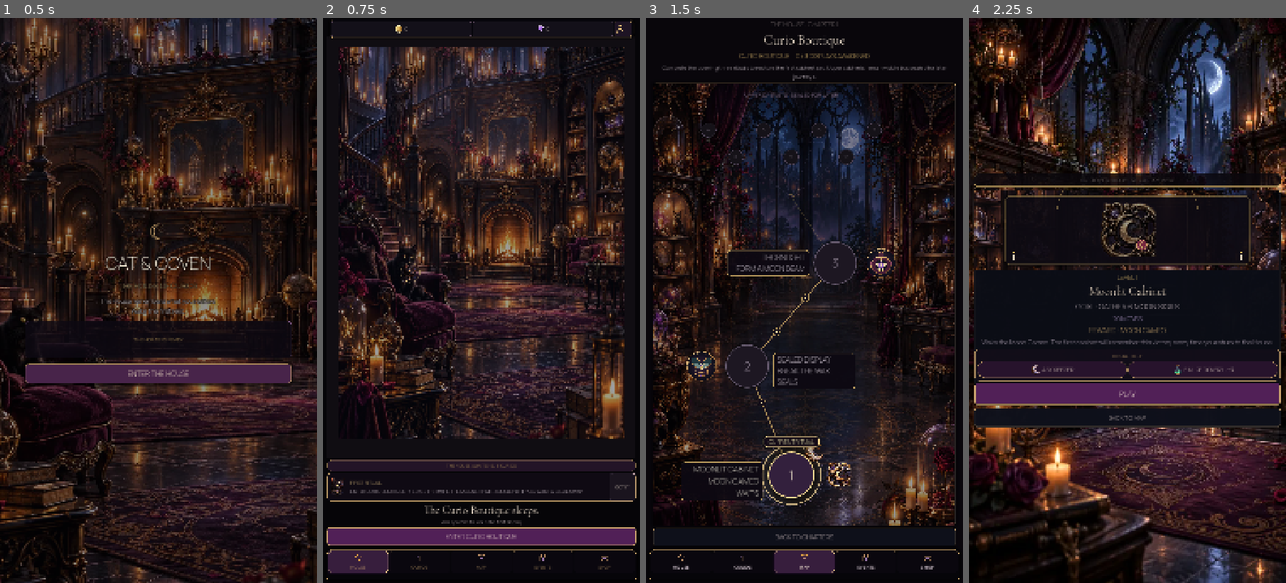
Above: before the commit, frames 1-4 (left to right).
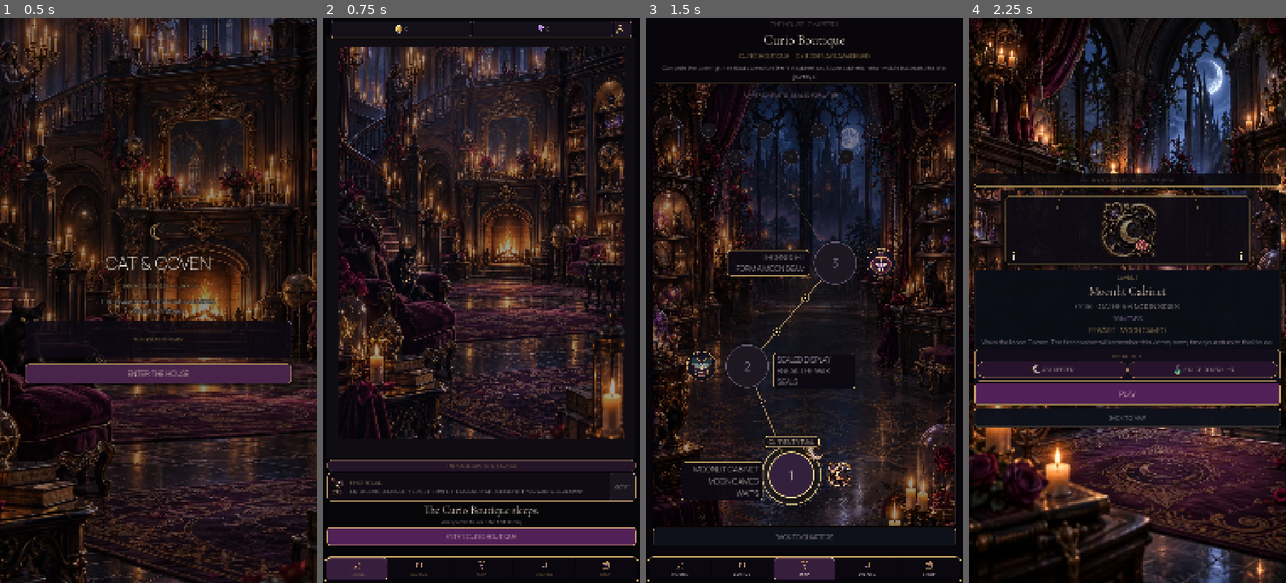
Above: after the commit, the same moments.

Repository: Jay-prodesign/akilta-match3
Game: Godot game, scene res://src/app/app_bootstrap.tscn
The game is run twice, just before and just after one commit, with the same random seed, the same clock (stepped at 60 frames per second) and the same inputs.
Inputs:
- Up to frame 1 (0.5 s): no input
- Up to frame 2 (0.75 s): click "ENTER THE HOUSE" at 0.5 s
- Up to frame 3 (1.5 s): click "ENTER CURIO BOUTIQUE" at 1.25 s
- Up to frame 4 (2.25 s): click "1" at 2 s

Frame 1 is identical in both runs. In frame 2, 1.2% of the frame differs, in the area x 0-100%, y 94-100%; in frame 3, 1.2%; in frame 4, nothing differs.

Commit message:
Bind compact North Star navigation shell

Diff:
--- a/src/ui/shared/product_navigation.gd
+++ b/src/ui/shared/product_navigation.gd
@@ -31,10 +31,10 @@
 	if panel == null:
 		push_error("Global ProductNavigation authored scene could not instantiate.")
 		return null
-	panel.offset_left = 12.0 + safe_insets.x
-	panel.offset_right = -12.0 - safe_insets.z
-	panel.offset_top = -114.0 - safe_insets.w
-	panel.offset_bottom = -10.0 - safe_insets.w
+	panel.offset_left = 6.0 + safe_insets.x
+	panel.offset_right = -6.0 - safe_insets.z
+	panel.offset_top = -90.0 - safe_insets.w
+	panel.offset_bottom = -4.0 - safe_insets.w
 	screen.add_child(panel)
 
 	for item in ITEMS:
@@ -71,6 +71,7 @@
 	var all_slots_present := true
 	var icons_loaded := true
 	var touch_targets_ok := true
+	var compact_house_bar := true
 	for item in ITEMS:
 		var button := panel.get_node_or_null("Scroll/Items/%s" % String(item["node"])) as Button
 		all_slots_present = all_slots_present and button != null
@@ -81,10 +82,12 @@
 		var icon := button.get_node_or_null("Content/Icon") as TextureRect
 		icons_loaded = icons_loaded and icon != null and icon.texture != null
 		touch_targets_ok = touch_targets_ok and button.custom_minimum_size.y >= 56.0
+		compact_house_bar = compact_house_bar and button.custom_minimum_size.y <= 80.0
 	return {
 		"authored_scene": true,
 		"all_slots_present": all_slots_present,
 		"icons_loaded": icons_loaded,
 		"touch_targets_ok": touch_targets_ok,
+		"compact_house_bar": compact_house_bar and absf(panel.offset_top) <= 96.0,
 		"runtime_ui_factory": false,
 	}
